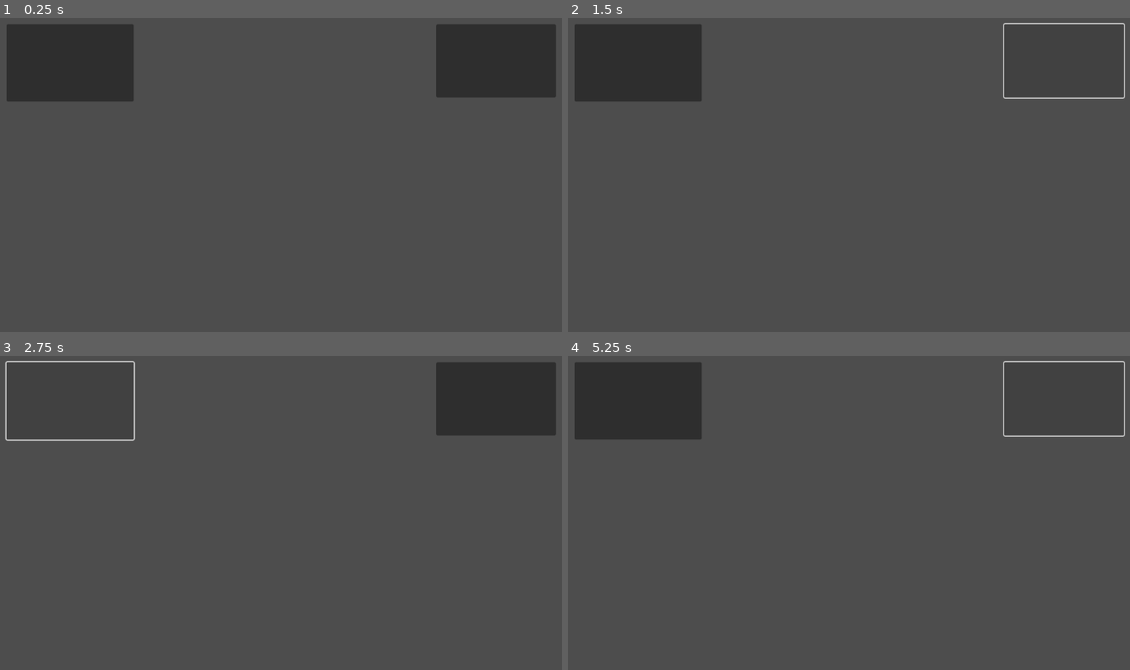
Above: before the commit, frames 1-4 (two rows, left to right).
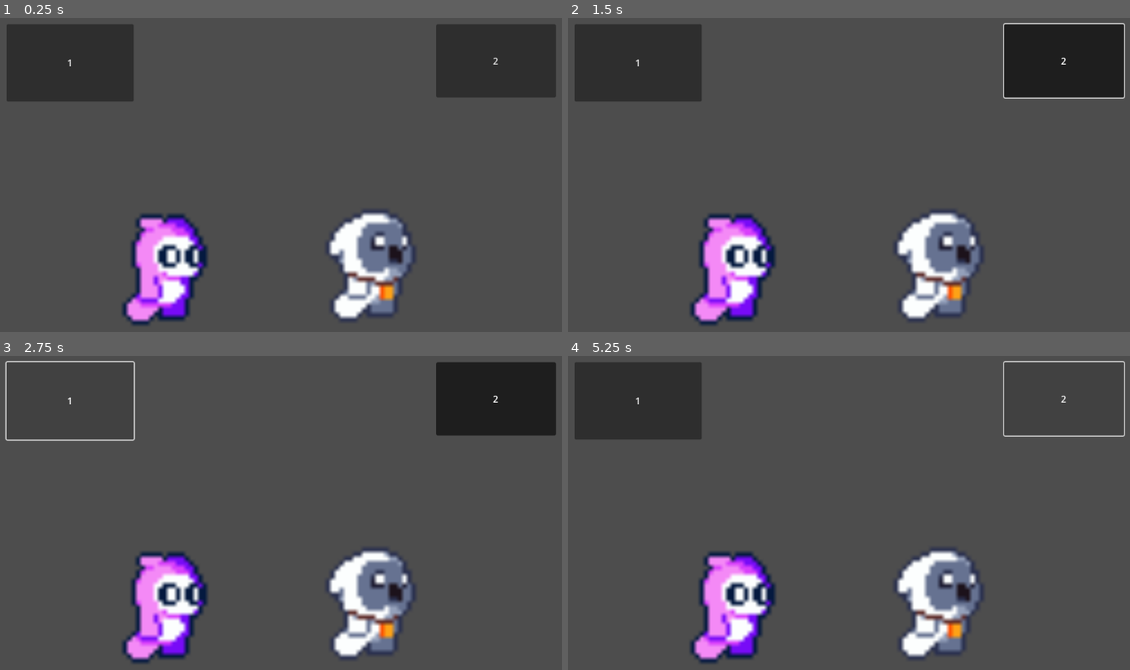
Above: after the commit, the same moments.

Repository: MeenaAtai/tp1-scene_reactive
Game: Godot game, scene res://scenes/scene reactive.tscn
Same seed, same stepped clock (60 frames per second), same inputs: the game is played once before the commit and once after it. Before the commit the project has no main scene; this scene is started directly in both runs.
Inputs (mouse positions are in pixels of both pictures, inside the frame that each line leads up to):
- Up to frame 1 (0.25 s): no input
- Up to frame 2 (1.5 s): click (635, 61) at 0.5 s; click (1062, 61) at 1.25 s
- Up to frame 3 (2.75 s): click (67, 399) at 2 s
- Up to frame 4 (5.25 s): click (1062, 399) at 2.75 s; click (635, 399) at 3.5 s; click (1062, 399) at 4.25 s; tap Enter at 5 s

The runs differ from the first frame. In frame 1, 7.8% of the frame differs, in the area x 12-89%, y 12-98%; in frame 2, 13%, in the area x 12-99%, y 2-98%; in frame 3, 7.8%; in frame 4, 7.8%.
Error after the commit: Attempt to call function 'play' in base 'null instance' on a null instance. (res://scenes/animated_sprite_2d.gd:5)

Commit message:
faire le travail de tp1 (son et sprites) - pas terminé

Diff:
--- a/tp1-scene_reactive/project.godot
+++ b/tp1-scene_reactive/project.godot
@@ -11,6 +11,7 @@
 [application]
 
 config/name="tp1-scene_reactive"
+run/main_scene="uid://c8p4youo2hr5a"
 config/features=PackedStringArray("4.4", "GL Compatibility")
 config/icon="res://icon.svg"
 
--- /dev/null
+++ b/tp1-scene_reactive/scenes/ambient_6_159169.gd
@@ -0,0 +1 @@
+extends AudioStreamPlayer
--- /dev/null
+++ b/tp1-scene_reactive/scenes/animated_sprite_2d.gd
@@ -0,0 +1,5 @@
+extends AnimatedSprite2D
+
+# attaché à un AnimatedSprite2D
+func _ready():
+	$AnimatedSprite2D.play("run")
--- /dev/null
+++ b/tp1-scene_reactive/scenes/button.gd
@@ -0,0 +1,4 @@
+extends Button
+
+func _on_pressed() -> void:
+	$AudioStreamPlayer.play()
--- /dev/null
+++ b/tp1-scene_reactive/scenes/button_2.gd
@@ -0,0 +1,7 @@
+extends Button
+
+func _on_toggled(toggled_on: bool) -> void:
+	if toggled_on:
+		$AudioStreamPlayer.play()
+	else:
+		$AudioStreamPlayer.stop()
--- a/tp1-scene_reactive/scenes/scene reactive.tscn
+++ b/tp1-scene_reactive/scenes/scene reactive.tscn
@@ -1,4 +1,103 @@
-[gd_scene format=3 uid="uid://c8p4youo2hr5a"]
+[gd_scene load_steps=26 format=3 uid="uid://c8p4youo2hr5a"]
+
+[ext_resource type="AudioStream" uid="uid://ds2mvloyv3h6m" path="res://assets/audio/ambient-6-159169.mp3" id="1_ln2we"]
+[ext_resource type="Script" uid="uid://do14708i3hfm5" path="res://scenes/button.gd" id="1_re1t8"]
+[ext_resource type="Script" uid="uid://bsvoiqbsa277p" path="res://scenes/button_2.gd" id="3_eotil"]
+[ext_resource type="AudioStream" uid="uid://b53wwle4moxjs" path="res://assets/audio/techno-wasted-time-239584.mp3" id="3_re1t8"]
+[ext_resource type="Texture2D" uid="uid://cyjcf6ir887ik" path="res://assets/sprites/free-pixel-art-tiny-hero-sprites/1 Pink_Monster/sprites/sprite_0.png" id="5_47t1j"]
+[ext_resource type="Texture2D" uid="uid://cpcxcy0tb55ql" path="res://assets/sprites/free-pixel-art-tiny-hero-sprites/1 Pink_Monster/sprites/sprite_1.png" id="6_fxa3r"]
+[ext_resource type="Texture2D" uid="uid://cmp7v2265j08c" path="res://assets/sprites/free-pixel-art-tiny-hero-sprites/1 Pink_Monster/sprites/sprite_2.png" id="7_dlgea"]
+[ext_resource type="Texture2D" uid="uid://dry0003hlhu4g" path="res://assets/sprites/free-pixel-art-tiny-hero-sprites/1 Pink_Monster/sprites/sprite_3.png" id="8_uurcm"]
+[ext_resource type="Texture2D" uid="uid://ds1inve7574bp" path="res://assets/sprites/free-pixel-art-tiny-hero-sprites/1 Pink_Monster/sprites/sprite_4.png" id="9_ol7qd"]
+[ext_resource type="Texture2D" uid="uid://c5h2jocvu2ypk" path="res://assets/sprites/free-pixel-art-tiny-hero-sprites/1 Pink_Monster/sprites/sprite_5.png" id="10_ls3er"]
+[ext_resource type="Texture2D" uid="uid://de58eo6ryrwui" path="res://assets/sprites/free-pixel-art-tiny-hero-sprites/1 Pink_Monster/sprites (1)/sprite_0.png" id="11_xye4g"]
+[ext_resource type="Texture2D" uid="uid://b2l87oi23f2el" path="res://assets/sprites/free-pixel-art-tiny-hero-sprites/1 Pink_Monster/sprites (1)/sprite_1.png" id="12_yqapl"]
+[ext_resource type="Texture2D" uid="uid://tmea0j632ylg" path="res://assets/sprites/free-pixel-art-tiny-hero-sprites/1 Pink_Monster/sprites (1)/sprite_2.png" id="13_dn2ku"]
+[ext_resource type="Texture2D" uid="uid://1yujtgu41cpx" path="res://assets/sprites/free-pixel-art-tiny-hero-sprites/1 Pink_Monster/sprites (1)/sprite_3.png" id="14_gbkos"]
+[ext_resource type="Texture2D" uid="uid://b4ud5x0qdmksa" path="res://assets/sprites/free-pixel-art-tiny-hero-sprites/1 Pink_Monster/sprites (1)/sprite_4.png" id="15_r3i1p"]
+[ext_resource type="Texture2D" uid="uid://bjxc1p8twffjn" path="res://assets/sprites/free-pixel-art-tiny-hero-sprites/1 Pink_Monster/sprites (1)/sprite_5.png" id="16_reill"]
+[ext_resource type="Script" uid="uid://c08vi7t6i1s03" path="res://scenes/animated_sprite_2d.gd" id="17_dpi4q"]
+[ext_resource type="Texture2D" uid="uid://c12ocxgeltis0" path="res://assets/sprites/free-pixel-art-tiny-hero-sprites/2 Owlet_Monster/sprites (2)/sprite_0.png" id="18_xye4g"]
+[ext_resource type="Texture2D" uid="uid://dax1d1vshfk6e" path="res://assets/sprites/free-pixel-art-tiny-hero-sprites/2 Owlet_Monster/sprites (2)/sprite_1.png" id="19_yqapl"]
+[ext_resource type="Texture2D" uid="uid://8lgxwue4kmo6" path="res://assets/sprites/free-pixel-art-tiny-hero-sprites/2 Owlet_Monster/sprites (2)/sprite_2.png" id="20_dn2ku"]
+[ext_resource type="Texture2D" uid="uid://s0uv1okmrh0k" path="res://assets/sprites/free-pixel-art-tiny-hero-sprites/2 Owlet_Monster/sprites (2)/sprite_3.png" id="21_gbkos"]
+[ext_resource type="Texture2D" uid="uid://cidx2qjpdv7a6" path="res://assets/sprites/free-pixel-art-tiny-hero-sprites/2 Owlet_Monster/sprites (2)/sprite_4.png" id="22_r3i1p"]
+[ext_resource type="Texture2D" uid="uid://brwu03q56rxkq" path="res://assets/sprites/free-pixel-art-tiny-hero-sprites/2 Owlet_Monster/sprites (2)/sprite_5.png" id="23_reill"]
+
+[sub_resource type="SpriteFrames" id="SpriteFrames_pnc4w"]
+animations = [{
+"frames": [{
+"duration": 1.0,
+"texture": ExtResource("5_47t1j")
+}, {
+"duration": 1.0,
+"texture": ExtResource("6_fxa3r")
+}, {
+"duration": 1.0,
+"texture": ExtResource("7_dlgea")
+}, {
+"duration": 1.0,
+"texture": ExtResource("8_uurcm")
+}, {
+"duration": 1.0,
+"texture": ExtResource("9_ol7qd")
+}, {
+"duration": 1.0,
+"texture": ExtResource("10_ls3er")
+}],
+"loop": true,
+"name": &"attack",
+"speed": 5.0
+}, {
+"frames": [{
+"duration": 1.0,
+"texture": ExtResource("11_xye4g")
+}, {
+"duration": 1.0,
+"texture": ExtResource("12_yqapl")
+}, {
+"duration": 1.0,
+"texture": ExtResource("13_dn2ku")
+}, {
+"duration": 1.0,
+"texture": ExtResource("14_gbkos")
+}, {
+"duration": 1.0,
+"texture": ExtResource("15_r3i1p")
+}, {
+"duration": 1.0,
+"texture": ExtResource("16_reill")
+}],
+"loop": true,
+"name": &"run",
+"speed": 5.0
+}]
+
+[sub_resource type="SpriteFrames" id="SpriteFrames_dpi4q"]
+animations = [{
+"frames": [{
+"duration": 1.0,
+"texture": ExtResource("18_xye4g")
+}, {
+"duration": 1.0,
+"texture": ExtResource("19_yqapl")
+}, {
+"duration": 1.0,
+"texture": ExtResource("20_dn2ku")
+}, {
+"duration": 1.0,
+"texture": ExtResource("21_gbkos")
+}, {
+"duration": 1.0,
+"texture": ExtResource("22_r3i1p")
+}, {
+"duration": 1.0,
+"texture": ExtResource("23_reill")
+}],
+"loop": true,
+"name": &"run",
+"speed": 5.0
+}]
 
 [node name="Control" type="Control"]
 layout_mode = 3
@@ -11,23 +110,58 @@
 [node name="Button" type="Button" parent="."]
 layout_mode = 1
 anchors_preset = -1
-anchor_left = 0.175
+anchor_left = 0.08
 anchor_top = 0.068
-anchor_right = 0.175
-anchor_bottom = 0.068
-offset_left = -109.6
+anchor_right = 0.271
+anchor_bottom = 0.275
+offset_left = -0.160011
 offset_top = -0.064003
-offset_right = 110.4
-offset_bottom = 133.936
+offset_right = -0.192017
+offset_bottom = -0.199997
+text = "1"
+script = ExtResource("1_re1t8")
+
+[node name="Ambient-6-159169" type="AudioStreamPlayer" parent="Button"]
+stream = ExtResource("1_ln2we")
+
+[node name="Node2D" type="Node2D" parent="Button"]
+position = Vector2(-92, -44)
+
+[node name="CharacterBody2D" type="CharacterBody2D" parent="Button/Node2D"]
+
+[node name="AnimatedSprite2D" type="AnimatedSprite2D" parent="Button/Node2D/CharacterBody2D"]
+position = Vector2(362, 450)
+scale = Vector2(7.65625, 7.65625)
+sprite_frames = SubResource("SpriteFrames_pnc4w")
+animation = &"run"
+script = ExtResource("17_dpi4q")
+
+[node name="CollisionShape2D" type="CollisionShape2D" parent="Button/Node2D/CharacterBody2D"]
 
 [node name="Button2" type="Button" parent="."]
 layout_mode = 1
 anchors_preset = -1
-anchor_left = 0.815
-anchor_top = 0.264
-anchor_right = 0.815
+anchor_left = 0.725
+anchor_top = 0.068
+anchor_right = 0.905
 anchor_bottom = 0.264
-offset_left = -103.88
-offset_top = -127.072
-offset_right = 103.12
+offset_left = -0.200012
+offset_top = -0.0639954
+offset_right = -0.560059
 offset_bottom = -0.0720062
+toggle_mode = true
+text = "2"
+script = ExtResource("3_eotil")
+
+[node name="Techno-wasted-time-239584" type="AudioStreamPlayer" parent="Button2"]
+stream = ExtResource("3_re1t8")
+
+[node name="CharacterBody2D" type="CharacterBody2D" parent="Button2"]
+
+[node name="AnimatedSprite2D2" type="AnimatedSprite2D" parent="Button2/CharacterBody2D"]
+position = Vector2(-113, 399)
+scale = Vector2(7.78125, 7.78125)
+sprite_frames = SubResource("SpriteFrames_dpi4q")
+animation = &"run"
+
+[node name="CollisionShape2D" type="CollisionShape2D" parent="Button2/CharacterBody2D"]
--- /dev/null
+++ b/tp1-scene_reactive/scenes/techno_wasted_time_239584.gd
@@ -0,0 +1 @@
+extends AudioStreamPlayer
Not shown, added: tp1-scene_reactive/assets/audio/ambient-6-159169.mp3.import
Not shown, added: tp1-scene_reactive/assets/audio/techno-wasted-time-239584.mp3.import
Binary file added: tp1-scene_reactive/assets/sprites/free-pixel-art-tiny-hero-sprites/1 Pink_Monster/Double_Jump_Dust_5.png
Not shown, added: tp1-scene_reactive/assets/sprites/free-pixel-art-tiny-hero-sprites/1 Pink_Monster/Double_Jump_Dust_5.png.import
Binary file added: tp1-scene_reactive/assets/sprites/free-pixel-art-tiny-hero-sprites/1 Pink_Monster/Owlet_Monster_Walk+Attack_6.png
Not shown, added: tp1-scene_reactive/assets/sprites/free-pixel-art-tiny-hero-sprites/1 Pink_Monster/Owlet_Monster_Walk+Attack_6.png.import
Binary file added: tp1-scene_reactive/assets/sprites/free-pixel-art-tiny-hero-sprites/1 Pink_Monster/Pink_Monster.png
Not shown, added: tp1-scene_reactive/assets/sprites/free-pixel-art-tiny-hero-sprites/1 Pink_Monster/Pink_Monster.png.import
Binary file added: tp1-scene_reactive/assets/sprites/free-pixel-art-tiny-hero-sprites/1 Pink_Monster/Pink_Monster_Attack1_4.png
Not shown, added: tp1-scene_reactive/assets/sprites/free-pixel-art-tiny-hero-sprites/1 Pink_Monster/Pink_Monster_Attack1_4.png.import
Binary file added: tp1-scene_reactive/assets/sprites/free-pixel-art-tiny-hero-sprites/1 Pink_Monster/Pink_Monster_Attack2_6.png
Not shown, added: tp1-scene_reactive/assets/sprites/free-pixel-art-tiny-hero-sprites/1 Pink_Monster/Pink_Monster_Attack2_6.png.import
(and 141 more such lines)
